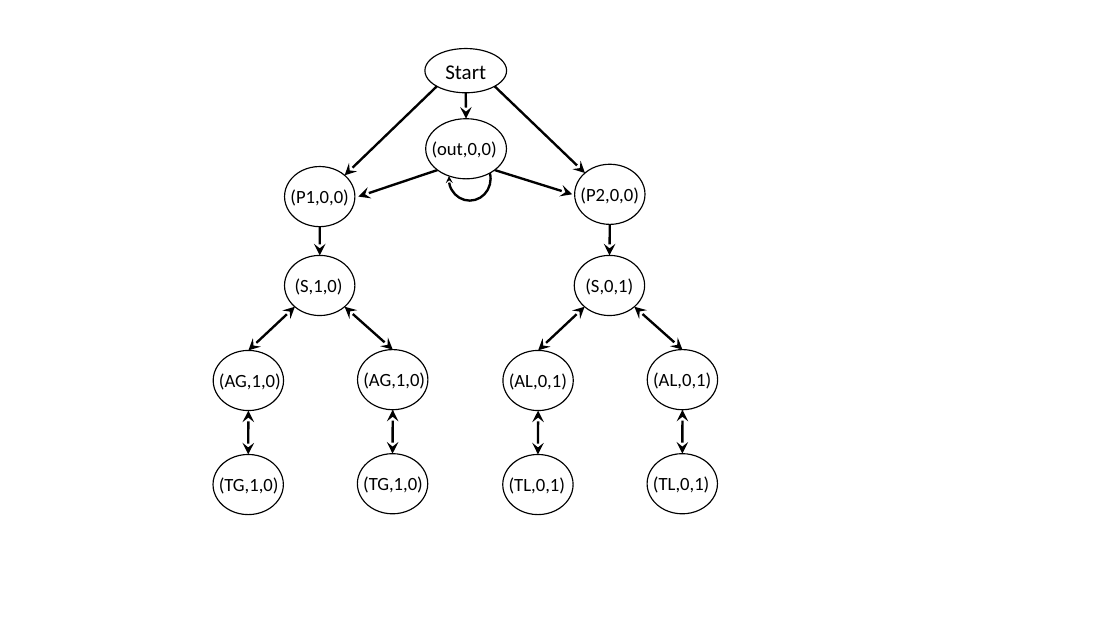
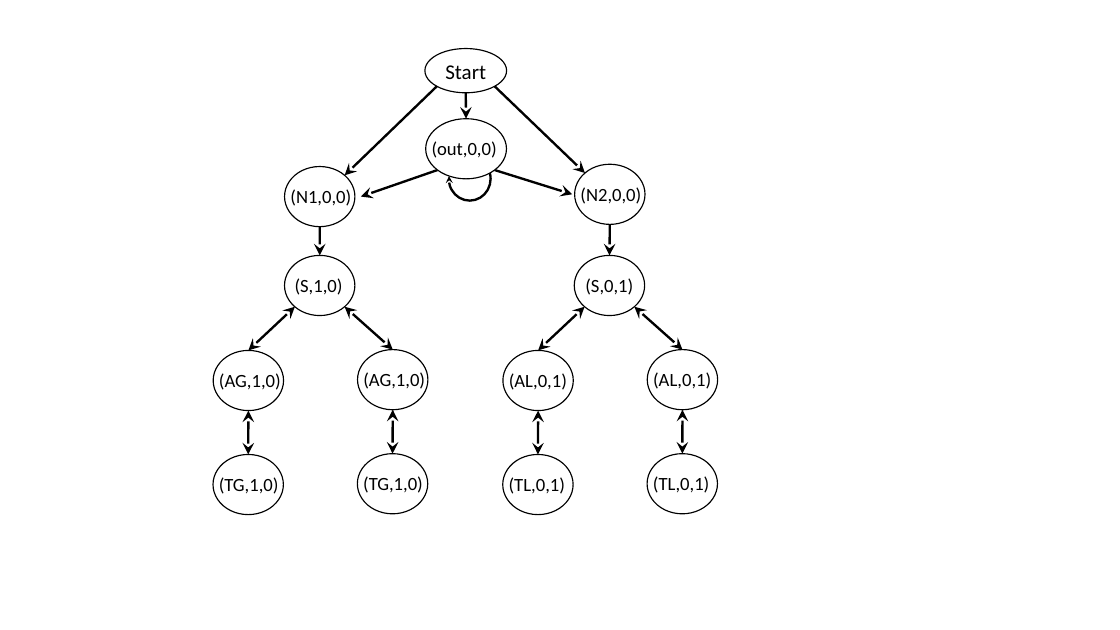
Before and after one commit to rabeckett/propane, a slide deck: slide 9 of paper/abstraction/figures/examples.pptx. Drawn at 1120x630 pixels with LibreOffice and Linux fonts; fonts in the diff are those of the drawing. Boxes give left, top, right and bottom in pixels: in the first picture for what was removed or moved away, otherwise in the second. Text is boxed around its words. In the diff, an @@ line names an element or a change of style, - is before the commit and + after.

```diff
--- a/paper/abstraction/figures/examples.pptx
+++ b/paper/abstraction/figures/examples.pptx
@@ text at box(290, 189, 351, 206): text changed @@
-(P1,0,0)
+(N1,0,0)
@@ text at box(580, 187, 641, 204): text changed @@
-(P2,0,0)
+(N2,0,0)
```
Also in this commit, not shown: 6 other slides changed, 9 other files.
